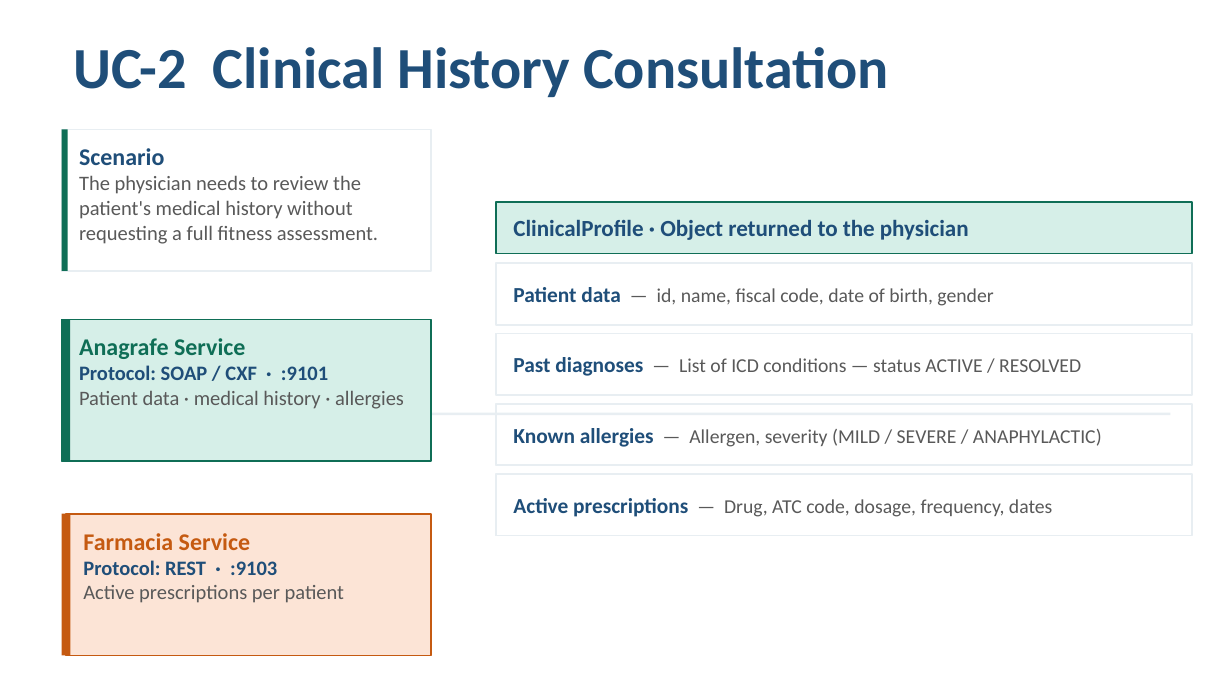
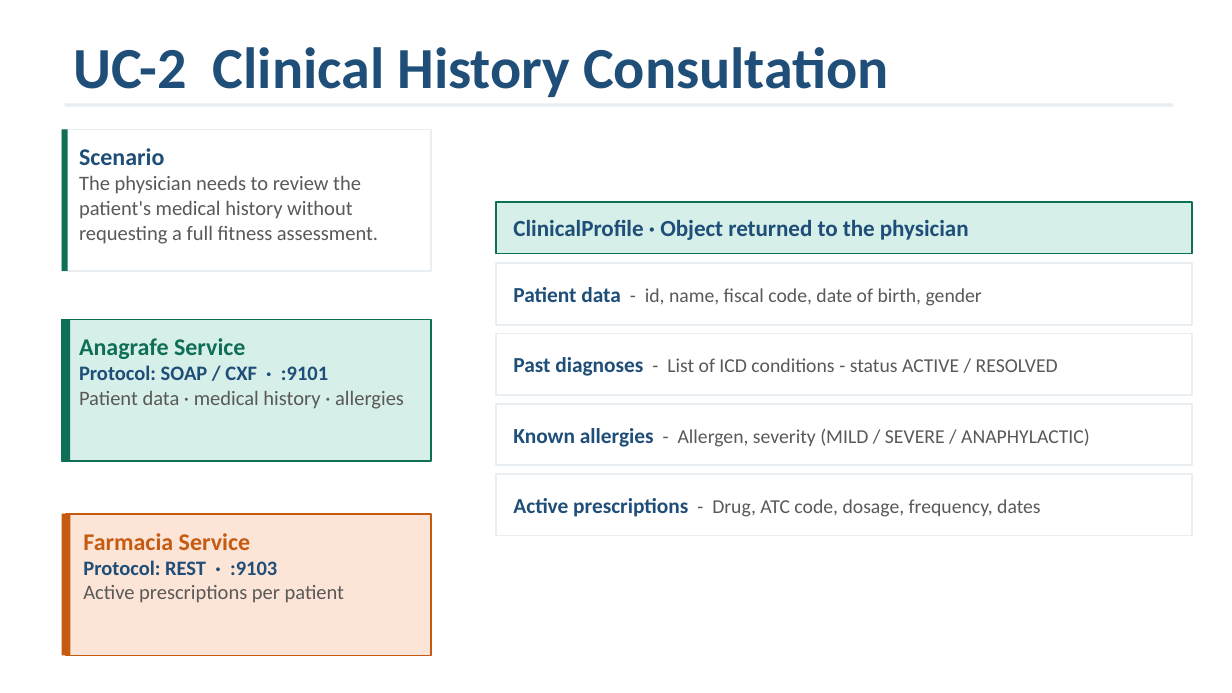
Before and after one commit to ediscota/Healthsoa, a slide deck: slide 14 of docs/HealthSOA_Presentation.pptx. Drawn at 1232x693 pixels with LibreOffice and Linux fonts; fonts in the diff are those of the drawing. Boxes give left, top, right and bottom in pixels: in the first picture for what was removed or moved away, otherwise in the second. Text is boxed around its words. In the diff, an @@ line names an element or a change of style, - is before the commit and + after.

```diff
--- a/docs/HealthSOA_Presentation.pptx
+++ b/docs/HealthSOA_Presentation.pptx
@@ rectangle: place and size @@
-rectangle at <box>62,413,1170,415</box>
+rectangle at <box>64,103,1173,107</box>
@@ text in rectangle at <box>513,287,982,306</box>: text changed @@
-Patient data — id, name, fiscal code, date of birth, gender
+Patient data - id, name, fiscal code, date of birth, gender
@@ text in rectangle at <box>513,357,1058,376</box>: text changed @@
-Past diagnoses — List of ICD conditions — status ACTIVE / RESOLVED
+Past diagnoses - List of ICD conditions - status ACTIVE / RESOLVED
@@ text in rectangle at <box>513,428,1090,447</box>: text changed @@
-Known allergies — Allergen, severity (MILD / SEVERE / ANAPHYLACTIC)
+Known allergies - Allergen, severity (MILD / SEVERE / ANAPHYLACTIC)
@@ text in rectangle at <box>513,498,1041,517</box>: text changed @@
-Active prescriptions — Drug, ATC code, dosage, frequency, dates
+Active prescriptions - Drug, ATC code, dosage, frequency, dates
```
Also in this commit, not shown: 14 other slides changed, 8 other files.
